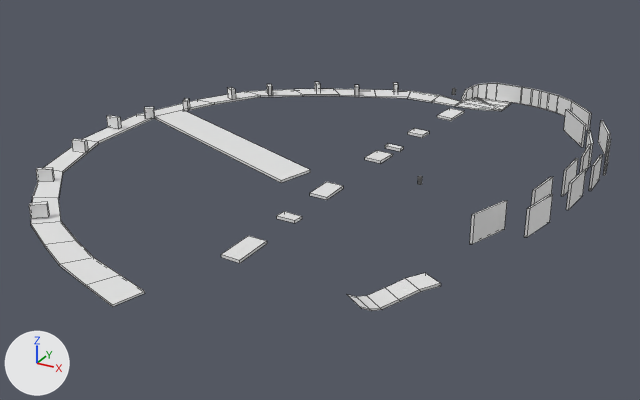
What one commit did to the OBJ model assets/levels/2.obj.
Rendered twice from a 50 mm camera at (77.0, -223.2, 71.8) aimed at (-8.9, -67.0, -6.3). The lights are fixed; the arrows at lower left show +X, +Y and +Z. Mesh edges are drawn as thin lines on the coarser meshes. Where no turn or scale is listed for an object, it has been applied to the vertices. Vertices at the same position are counted once.

Names of what the first picture shows: '2'.
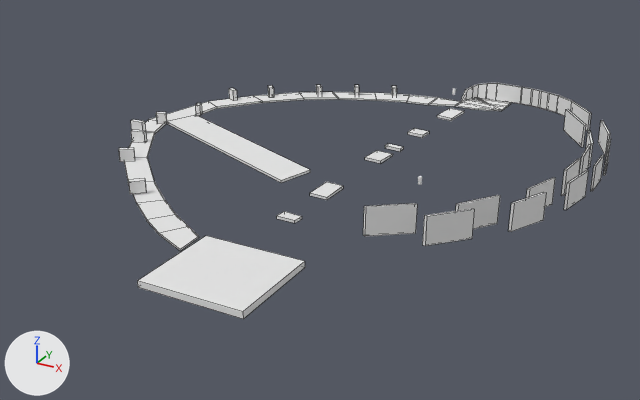
Boxes [x1, y1, x2, y2] around the edits, measured in the pictures (640 x 400 px; the box of a moved part takes in the faces that stretch with it):
'2', reshaped (15% narrower)
    before: [29, 82, 611, 311]
    after: [119, 83, 611, 319]
part 1 of me_2, added
    after: [137, 236, 305, 319]
part 2 of me_2, moved or reshaped
    before: [589, 155, 602, 191]
    after: [591, 155, 604, 191]
part 3 of me_2, moved or reshaped
    before: [531, 177, 553, 206]
    after: [561, 158, 581, 196]
part 4 of me_2, moved or reshaped
    before: [524, 194, 553, 237]
    after: [564, 171, 589, 210]
part 5 of me_2, moved or reshaped
    before: [470, 201, 507, 244]
    after: [526, 178, 555, 208]
part 6 of me_2, moved or reshaped
    before: [227, 87, 236, 100]
    after: [229, 88, 237, 101]
part 7 of me_2, moved or reshaped
    before: [183, 98, 189, 111]
    after: [195, 103, 202, 116]
part 8 of me_2, moved or reshaped
    before: [267, 84, 272, 95]
    after: [156, 112, 167, 124]
part 9 of me_2, moved or reshaped
    before: [315, 82, 320, 91]
    after: [268, 85, 274, 97]
part 10 of me_2, moved or reshaped
    before: [393, 83, 398, 93]
    after: [316, 85, 322, 95]
part 11 of me_2, moved or reshaped
    before: [106, 115, 121, 129]
    after: [131, 119, 145, 131]
part 12 of me_2, moved or reshaped
    before: [72, 139, 88, 152]
    after: [131, 130, 147, 143]
part 13 of me_2, moved or reshaped
    before: [29, 202, 49, 219]
    after: [119, 148, 135, 162]
part 14 of me_2, moved or reshaped
    before: [36, 168, 54, 182]
    after: [128, 178, 146, 194]
part 15 of me_2, deleted
    before: [144, 88, 586, 311]
part 16 of me_2, moved or reshaped
    before: [31, 89, 460, 307]
    after: [124, 86, 460, 251]
part 17 of me_2, added
    after: [363, 193, 547, 246]

The change in detail:
Material 'Material' (mat_material) is new.
Its base color is (0.8, 0.8, 0.8) (white #e7e7e7).
Its roughness is 1.0.
me_2 is used by ob_2; location (0.0, 0.0, 0.0).
me_2 had 471 vertices, 379 faces, 2 loose edges and spanned x -70.4..45.7, y -131.2..4.6, z -1.7..9.7.
me_2 now has 395 vertices, 330 faces, 2 loose edges and spans x -65.2..45.9, y -123.1..4.6, z -1.7..11.2.
me_2 part 1: a new loose piece, a box spanning x -13.0..8.2, y -123.1..-103.4, z -1.6..-0.4, in mat_material (white #e7e7e7).
me_2 part 2: the loose piece of 8 vertices spanning x 45.2..45.6, y -53.4..-46.0, z 1.8..7.4 is moved by (0.3, 0.1, 0.0), in mat_material (white #e7e7e7).
me_2 part 3: the loose piece of 8 vertices spanning x 39.3..40.8, y -74.2..-66.0, z 3.1..8.6 is scaled about its middle by (0.886, 0.915, 1), then moved by (1.9, 14.6, -0.8), in mat_material (white #e7e7e7).
me_2 part 4: the loose piece of 8 vertices spanning x 41.1..43.2, y -84.0..-75.5, z 3.6..9.2 is scaled about its middle by (0.986, 0.946, 1), then moved by (2.6, 16.7, -0.8), in mat_material (white #e7e7e7).
me_2 part 5: the loose piece of 8 vertices spanning x 34.0..37.4, y -92.1..-83.7, z 4.2..9.7 is scaled about its middle by (0.9, 0.911, 1), then moved by (4.0, 17.7, -1.1), in mat_material (white #e7e7e7).
me_2 part 6: the loose piece of 8 vertices spanning x -57.6..-54.9, y -31.9..-29.7, z 0.0..2.8 is moved by (0.7, -0.4, 0.0), in mat_material (white #e7e7e7).
me_2 part 7: the loose piece of 8 vertices spanning x -63.1..-61.0, y -44.8..-42.1, z -0.6..2.2 is moved by (5.3, -1.7, 0.0), in mat_material (white #e7e7e7).
me_2 part 8: the loose piece of 8 vertices spanning x -50.7..-48.3, y -23.3..-20.7, z -0.4..2.4 is turned 83.9 degrees about the z axis through its middle, then moved by (-11.2, -33.6, -0.1), in mat_material (white #e7e7e7).
me_2 part 9: the loose piece of 8 vertices spanning x -41.4..-38.9, y -12.9..-10.3, z -1.0..1.8 is moved by (-8.4, -11.4, 0.6), in mat_material (white #e7e7e7).
me_2 part 10: the loose piece of 8 vertices spanning x -21.6..-19.4, y -3.2..-0.5, z -1.0..1.8 is turned 11.5 degrees about the z axis through its middle, then moved by (-17.8, -12.2, 0.0), in mat_material (white #e7e7e7).
me_2 part 11: the loose piece of 8 vertices spanning x -70.4..-67.0, y -64.9..-63.6, z -0.3..2.5 is moved by (7.3, 0.3, 0.0), in mat_material (white #e7e7e7).
me_2 part 12: the loose piece of 8 vertices spanning x -67.2..-63.6, y -80.8..-79.1, z -0.9..1.9 is turned 4.7 degrees about the z axis through its middle, then moved by (7.9, 11.6, 0.0), in mat_material (white #e7e7e7).
me_2 part 13: the loose piece of 8 vertices spanning x -48.8..-45.4, y -112.6..-109.6, z -1.0..1.8 is moved by (-5.1, 32.1, 0.0), in mat_material (white #e7e7e7).
me_2 part 14: the loose piece of 8 vertices spanning x -61.2..-57.7, y -98.4..-95.6, z -1.0..1.8 is turned 10.6 degrees about the z axis through its middle, then moved by (21.4, 4.6, 0.0), in mat_material (white #e7e7e7).
me_2 part 15: 7 loose pieces with 120 vertices, spanning x -67.3..45.2, y -118.0..0.4, z -0.5..8.4, are deleted.
me_2 part 16: 57 vertices moved from x -70.4..-8.2, y -119.4..1.0, z -1.7..0.0 to x -65.2..-8.0, y -101.6..-1.0, z -1.7..0.0; 10 vertices removed from x -29.7..-9.7, y -131.2..-122.3, z -1.5..-0.5; 14 vertices added at x -22.3..-14.3, y -109.6..-3.5, z -1.5..1.8.
me_2 part 17: 32 vertices added at x 17.9..42.1, y -100.7..-75.4, z 3.6..11.2.
me_2 now uses material mat_material (white #e7e7e7).
